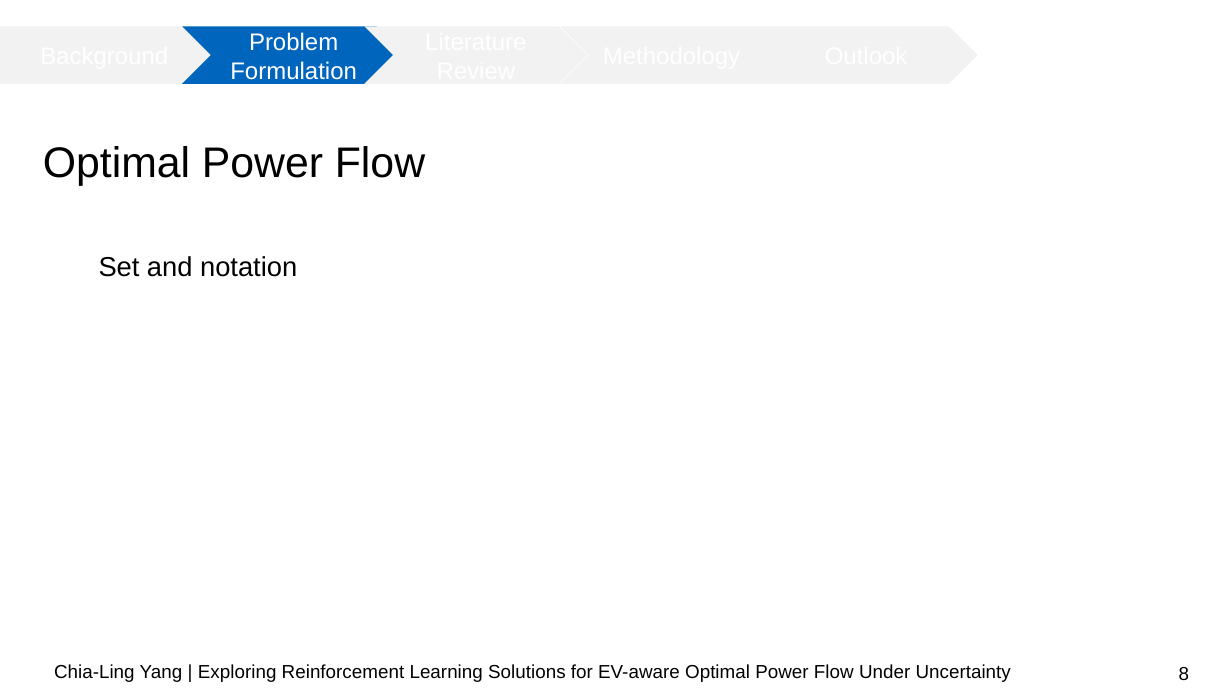
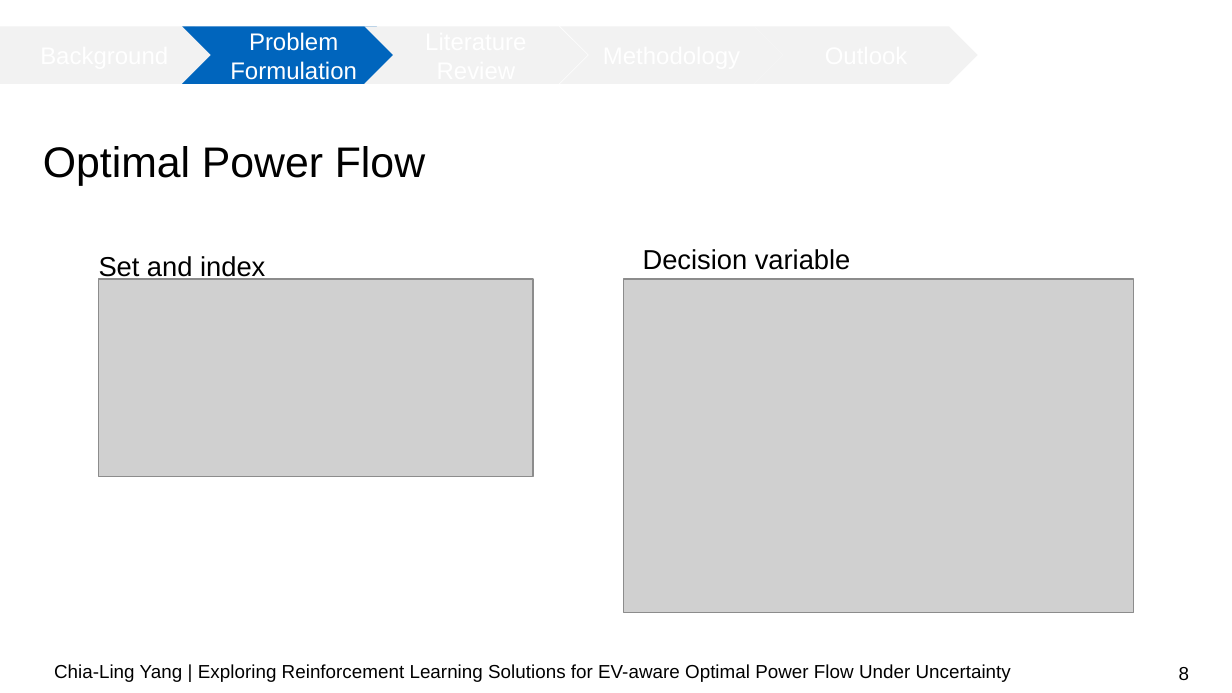
Before and after one commit to chialingyang7718/RL_OPF_EVaware, a slide deck: slide 8 of Mid-term Presentation.pptx. Drawn at 1232x693 pixels with LibreOffice and Linux fonts; fonts in the diff are those of the drawing; grey boxes stand for pictures; background and template pictures are left out. Boxes give left, top, right and bottom in pixels: in the first picture for what was removed or moved away, otherwise in the second. Text is boxed around its words. In the diff, an @@ line names an element or a change of style, - is before the commit and + after.

```diff
--- a/Mid-term Presentation.pptx
+++ b/Mid-term Presentation.pptx
@@ text at (99, 256, 265, 282): text changed @@
-Set and notation
+Set and index
@@ text added at (643, 249, 851, 270), 16 pt, text #000000 @@
+Decision variable
@@ picture added at (99, 278, 533, 477) @@
@@ picture added at (623, 278, 1133, 612) @@
```
Also in this commit, not shown: 2 other slides changed, 3 slides added, 1 other file.
